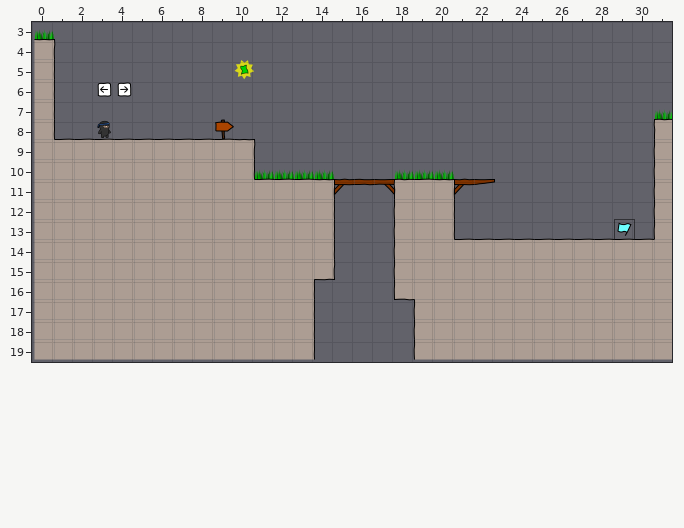
Two states of a Tiled map, levelconverter/maps/n13.tmx. Above: the version before the commit.
Cells are 40x40 px. Shown: x 0..31, y 3..19. Tiles whose own drawing changed are shown in their newer look in all pictures.
And afterwards:
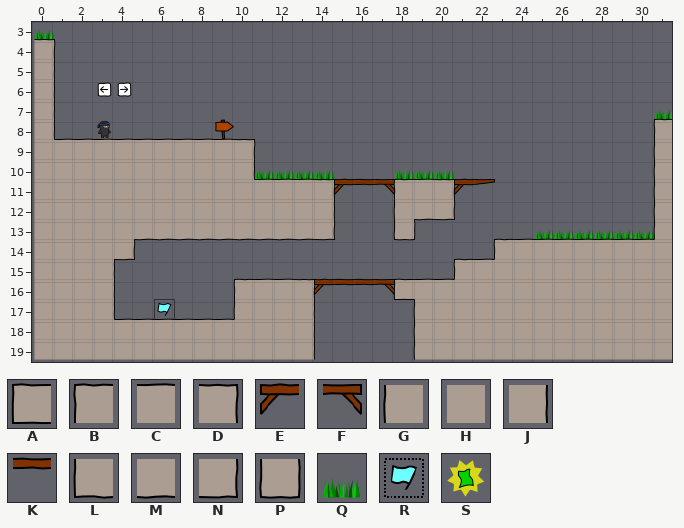
Key: from "tiles6_gapped": A 0, B 6, C 7, D 8, E 10, F 11, G 12, H 13, J 14, K 16, L 18, M 19, N 20, P 21, Q 22, R 47, S 58.
_ is an empty cell, . an unchanged one.
The edit:
--- layer "bg"
@@ x 10..10 @@
- 5 S
+ 5 _
@@ x 3..30 @@
-12 ................HJ..........
-13 ..HHHHHHHHHJ...GHJ....____R_
-14 .HHHHHHHHHHJ...GHHCCC.......
-15 HHHHHHHHHHHN...GHHHH........
-16 HHHHHHHHHHJ____LHH..........
-17 HHHHHHHH....................
-18 .HHHHHH.....................
+12 ................MN..........
+13 ..MMMMMMMMMN...P__....QQQQQQ
+14 .N__________..._____B.......
+15 J___________...___BC........
+16 J______BCCDEKKFACC..........
+17 J__R___G....................
+18 .CCCCCC.....................
Pixel boxes of the changes (left, top, right, bottom) in both pictures:
removed: (234, 60, 254, 79)
changed: (113, 201, 513, 320)
changed: (535, 219, 654, 240)
